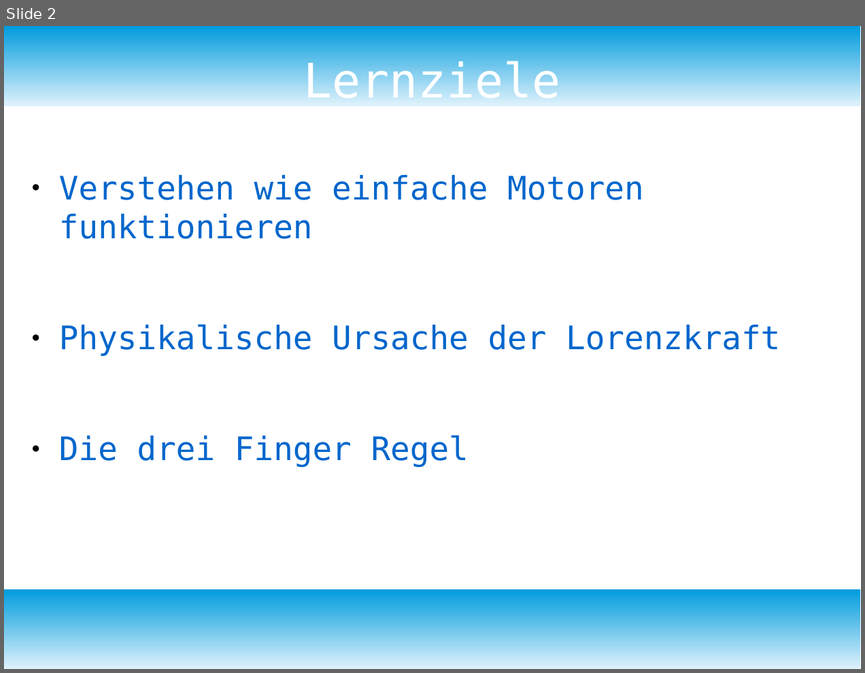
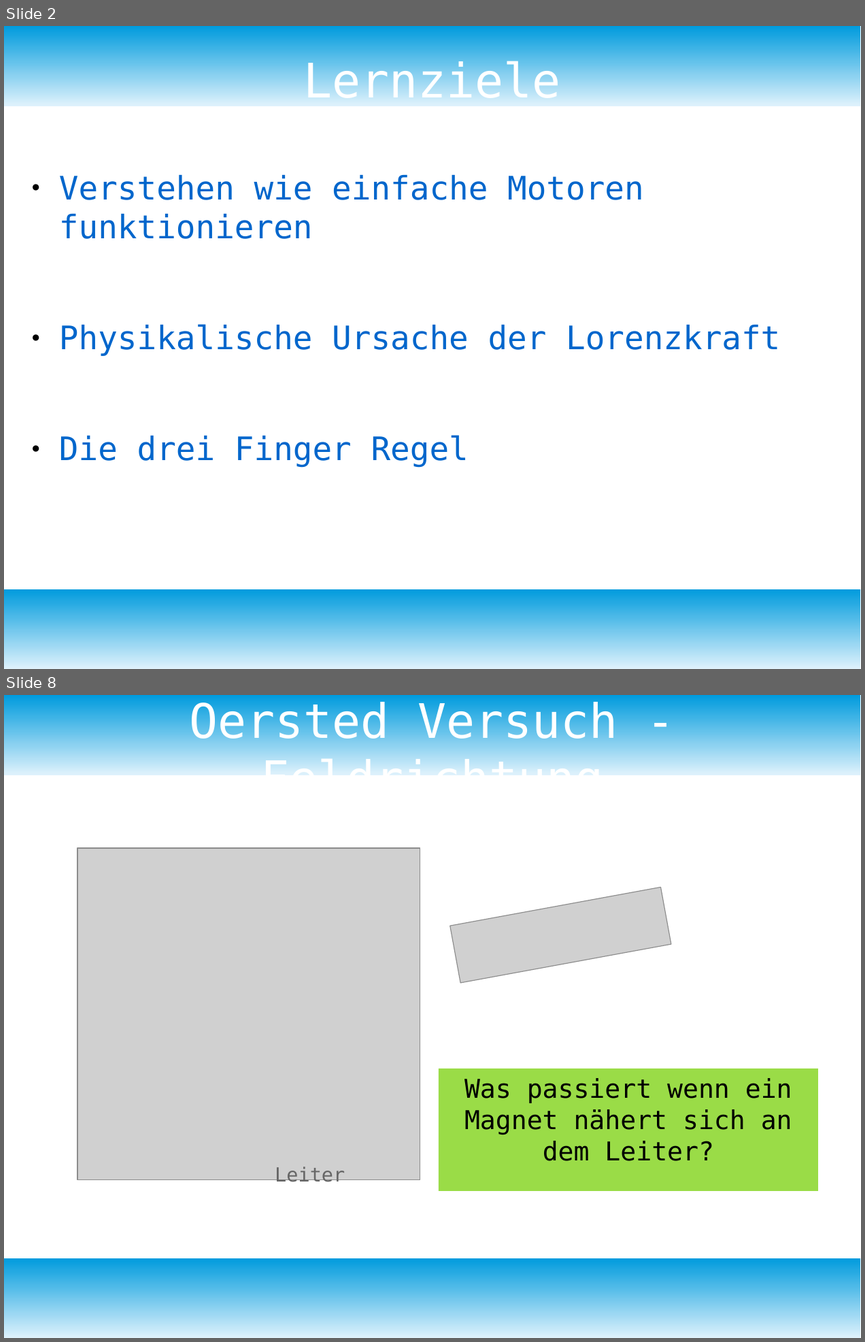
Before and after one commit to bearums/teaching, a slide deck: B5/physik/D12/2)Elektromagnetismus/05_HomopolarMotor/Homopolar_Motor.odp. Shown one above the other, each under a label of ours: slide 2 before the commit, slides 2 and 8 after it; the slides between them are not shown. The pictures are 865x673 and 865x1342 pixels, drawn with LibreOffice and Linux fonts; fonts in the diff are those of the drawing; grey boxes stand for pictures. Boxes give left, top, right and bottom in pixels: in the first picture for what was removed or moved away, otherwise in the second. Text is boxed around its words. In the diff, an @@ line names an element or a change of style, - is before the commit and + after.

```diff
--- a/B5/physik/D12/2)Elektromagnetismus/05_HomopolarMotor/Homopolar_Motor.odp
+++ b/B5/physik/D12/2)Elektromagnetismus/05_HomopolarMotor/Homopolar_Motor.odp
@@ slide 8 added at [4,695,861,1338], background #FFFFFF; not listed: 2 template elements that a slide beside it also shows @@
@@ title added at [189,700,618,771], 44 pt, text #FFFFFF @@
+Oersted Versuch - Feldrichtung
@@ picture added at [77,848,420,1180] @@
@@ picture added at [450,887,672,983] @@
@@ rectangle added at [439,1068,818,1190], fill #81D41A at 80% opacity, 24 pt, text #000000 @@
+Was passiert wenn ein Magnet nähert sich an dem Leiter?
@@ text added at [275,1166,345,1185], 18 pt, text #666666 @@
+Leiter
```
Also in this commit, not shown: 4 slides changed, 13 other slides added, 11 other files.
